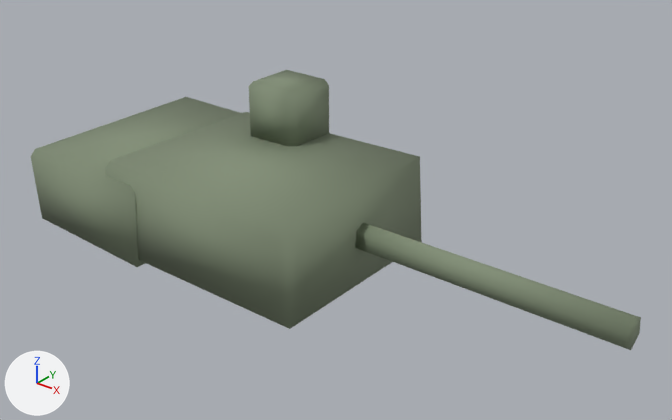
The glTF model assets/models/units/tank_turret_fr.lod1.glb, before and after one commit.
Camera for both pictures: a 50 mm camera at (3.49, -3.81, 3.59) aimed at (0.43, 0.02, 1.22). Lighting does not change. The marker at lower left points along +X, +Y and +Z. The first picture is the older version.
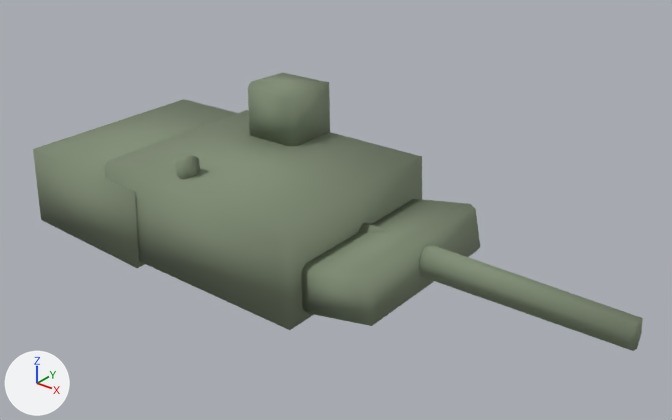
What differs and where, as boxes [x1, y1, x2, y2] in the pictures (672 x 420 px):
'Mesh_0', reshaped: before [31, 70, 641, 350]; after [33, 73, 643, 351]
part 1 of me_mesh_0, rebuilt: before [249, 70, 329, 146]; after [248, 73, 330, 146]
part 2 of me_mesh_0, rebuilt: before [105, 112, 422, 329]; after [104, 110, 422, 330]
part 3 of me_mesh_0, rebuilt: before [31, 97, 241, 267]; after [33, 99, 237, 268]
part 4 of me_mesh_0, rebuilt: before [355, 223, 641, 350]; after [357, 223, 643, 351]
part 5 of me_mesh_0, added: after [301, 199, 480, 326]
part 6 of me_mesh_0, added: after [175, 154, 200, 179]

The edits, one by one:
me_mesh_0 is used by ob_mesh_0; location (0.0, 0.0, 0.0).
me_mesh_0 had 83 vertices, 146 faces and spanned x -1.55..2.26, y -0.7..0.7, z 0.77..1.75.
me_mesh_0 now has 150 vertices, 276 faces and spans x -1.55..2.3, y -0.67..0.67, z 0.77..1.75.
me_mesh_0 part 1: the loose piece of 19 vertices spanning x -0.5..-0.1, y 0.25..0.65, z 1.35..1.75 is rebuilt with 16 vertices and now spans x -0.5..-0.1, y 0.25..0.65, z 1.35..1.75.
me_mesh_0 part 2: the loose piece of 16 vertices spanning x -0.85..0.65, y -0.65..0.65, z 0.79..1.41 is rebuilt with 16 vertices and now spans x -0.85..0.65, y -0.65..0.65, z 0.79..1.41.
me_mesh_0 part 3: the loose piece of 12 vertices spanning x -1.55..-0.55, y -0.7..0.7, z 0.77..1.32 is rebuilt with 8 vertices and now spans x -1.55..-0.55, y -0.67..0.67, z 0.77..1.32.
me_mesh_0 part 4: the loose piece of 12 vertices spanning x 0.44..2.26, y -0.08..0.08, z 1.03..1.21 is rebuilt with 45 vertices and now spans x 0.32..2.3, y -0.12..0.12, z 1.0..1.24.
me_mesh_0 part 5: a new loose piece of 21 vertices spanning x 0.58..1.12, y -0.55..0.55, z 0.87..1.25, in mat_tank_turret_fr (greyish green #818e76).
Part 6, on me_mesh_0:
12 vertices are added at x -0.37..-0.27, y -0.52..-0.38, z 1.32..1.52.
20 new faces join them.
Other edits to the shape of me_mesh_0 do not show in these pictures.
